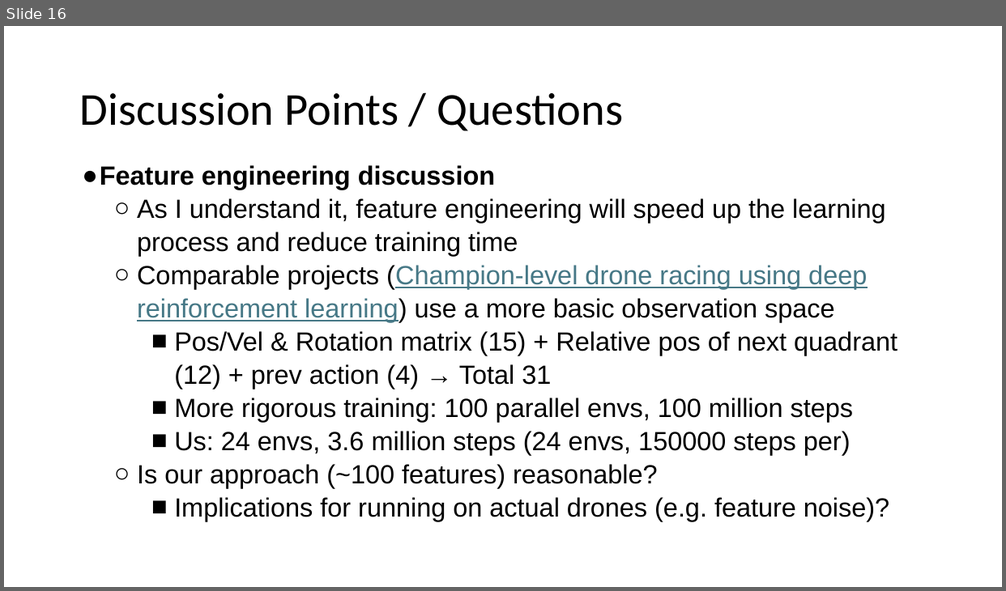
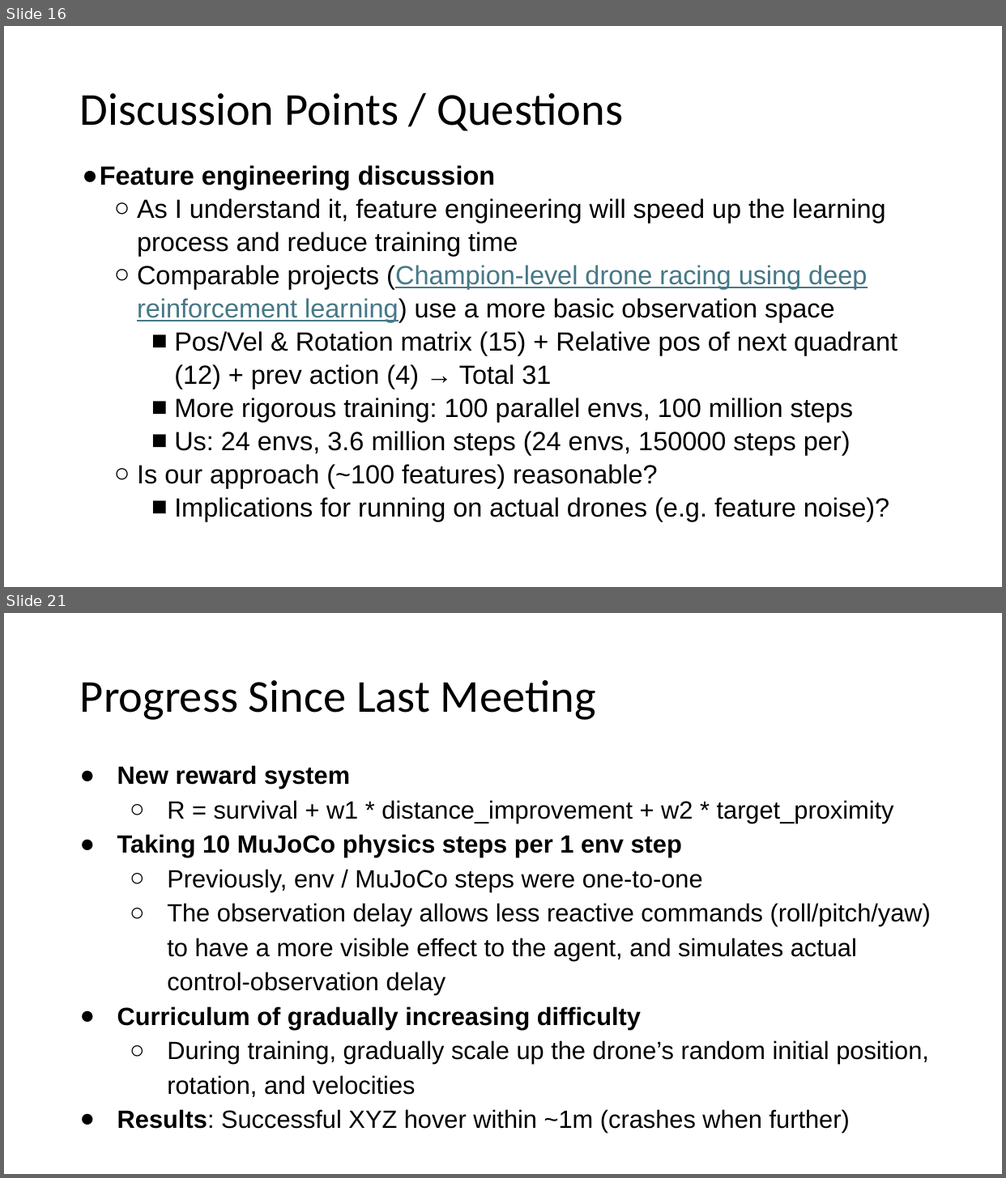
Before and after one commit to shazia-dewan/multi-agentCrazyflieLift, a slide deck: docs/MIRL LAB Honours Project Bi-Weekly Update.pptx. Shown one above the other, each under a label of ours: slide 16 before the commit, slides 16 and 21 after it; the slides between them are not shown. The pictures are 1006x591 and 1006x1178 pixels, drawn with LibreOffice and Linux fonts; fonts in the diff are those of the drawing. Boxes give left, top, right and bottom in pixels: in the first picture for what was removed or moved away, otherwise in the second. Text is boxed around its words. In the diff, an @@ line names an element or a change of style, - is before the commit and + after.

```diff
--- a/docs/MIRL LAB Honours Project Bi-Weekly Update.pptx
+++ b/docs/MIRL LAB Honours Project Bi-Weekly Update.pptx
@@ slide 21 added at (x1=4, y1=613, x2=1002, y2=1174), background #FFFFFF @@
@@ title added at (x1=80, y1=680, x2=596, y2=720), 33 pt, text #000000 @@
+Progress Since Last Meeting
@@ text added at (x1=117, y1=765, x2=931, y2=1133), 18 pt, text #000000 @@
+● New reward system
+  ○ R = survival + w1 * distance_improvement + w2 * target_proximity
+● Taking 10 MuJoCo physics steps per 1 env step
+  ○ Previously, env / MuJoCo steps were one-to-one
+  ○ The observation delay allows less reactive commands (roll/pitch/yaw) to have a more visible effect to the agent, and simulates actual control-observation delay
+● Curriculum of gradually increasing difficulty
+  ○ During training, gradually scale up the drone’s random initial position, rotation, and velocities
+● Results: Successful XYZ hover within ~1m (crashes when further)
```
Also in this commit, not shown: 3 slides changed, 7 other slides added, 12 other files.
